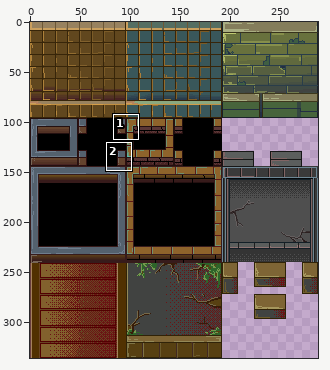
Sprite sheet -- Exermon2/Assets/Sprites/Maps/Walls/Walls2/Walls2.png. Above: a wide view before the commit, with the close-up outlined.
Close-up. Before the commit:
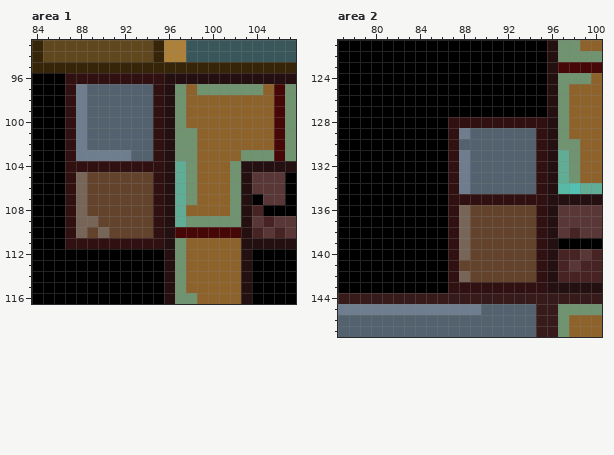
The file is 288x336 pixels. Colours within 5 levels of each other are drawn and written as one. Shown: area 1: x 84..107, y 93..116; area 2: x 77..100, y 121..147. The commit also changed other parts of the picture, which this record leaves out.
Once edited:
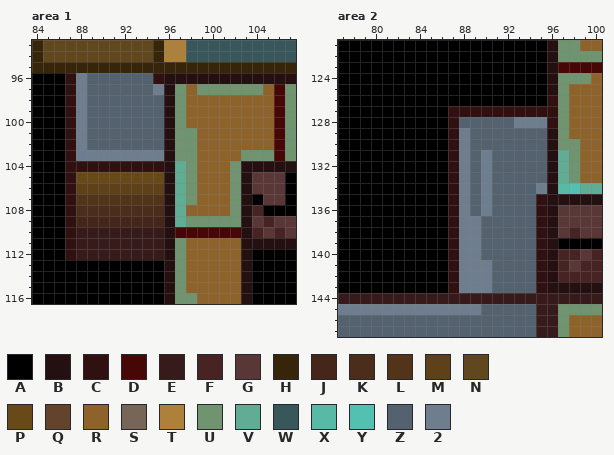
Palette (. is transparent): A #000000  B #241010  C #301010  D #470707  E #371b1b  F #482323  G #5a3737  H #372509  J #44271a  K #4a2d1a  L #513419  M #5e4119  N #61471e  P #684a18  Q #64432d  R #8e632b  S #776658  T #ae813a  U #709370  V #60ac94  W #39575a  X #58b9a7  Y #54c0b1  Z #54616e  2 #6f7e8e
Edits made:
Area 1:
The edit turns colour C into colour 2 in row 96 at x 88; in row 97 at x 95; in row 103 at x 95.
The edit turns colour Z into colour 2 in row 103 at x 93 to 94.
The edit turns colour A into colour C in row 112 at x 87.
The edit turns colour A into colour E in row 112 at x 88 to 95.
The edit turns colour C into colour E in row 110 at x 95; in row 111 at x 88 to 95.
The edit turns colour Q into colour E in row 110 at x 89 and 91 to 94.
The edit turns colour S into colour E in row 110 at x 88 and 90.
The edit turns colour C into colour J in row 109 at x 95.
The edit turns colour Q into colour J in row 109 at x 90 to 94.
The edit turns colour S into colour J in row 109 at x 88 to 89.
The edit turns colour C into colour K in row 108 at x 95.
The edit turns colour Q into colour K in row 108 at x 89 to 94.
The edit turns colour S into colour K in row 108 at x 88.
The edit turns colour C into colour L in row 107 at x 95.
The edit turns colour Q into colour L in row 107 at x 89 to 94.
The edit turns colour S into colour L in row 107 at x 88.
The edit turns colour C into colour M in row 106 at x 95.
The edit turns colour Q into colour M in row 106 at x 89 to 94.
The edit turns colour S into colour M in row 106 at x 88.
The edit turns colour C into colour P in row 105 at x 95.
The edit turns colour Q into colour P in row 105 at x 89 to 94.
The edit turns colour S into colour P in row 105 at x 88.
The edit turns colour C into colour Z in row 96 at x 89 to 94; in rows 98 to 102 at x 95.
Area 2:
The edit turns colour C into colour 2 in row 128 at x 93 to 95; in row 134 at x 95; in row 135 at x 88 and 90; in row 143 at x 88 to 90.
The edit turns colour Q into colour 2 in row 136 at x 90; in rows 137 to 140 at x 89; in row 141 at x 88 to 90; in row 142 at x 89 to 90.
The edit turns colour S into colour 2 in rows 136 to 140 at x 88; in row 142 at x 88.
The edit turns colour Z into colour 2 in row 130 at x 88; in rows 131 to 134 at x 90.
The edit turns colour A into colour C in row 127 at x 87 to 95.
The edit turns colour B into colour C in rows 126 to 128 at x 96.
The edit turns colour C into colour Z in row 128 at x 88 to 92; in rows 129 to 133 at x 95; in row 135 at x 89 and 91 to 94; in row 143 at x 91 to 94.
The edit turns colour Q into colour Z in row 136 at x 89 and 91 to 94; in rows 137 to 140 at x 90 to 94; in rows 141 to 142 at x 91 to 94.
Pixel boxes of the changes (left, top, right, bottom) in both close-ups:
changed: (65, 73, 164, 260)
changed: (448, 95, 558, 293)
